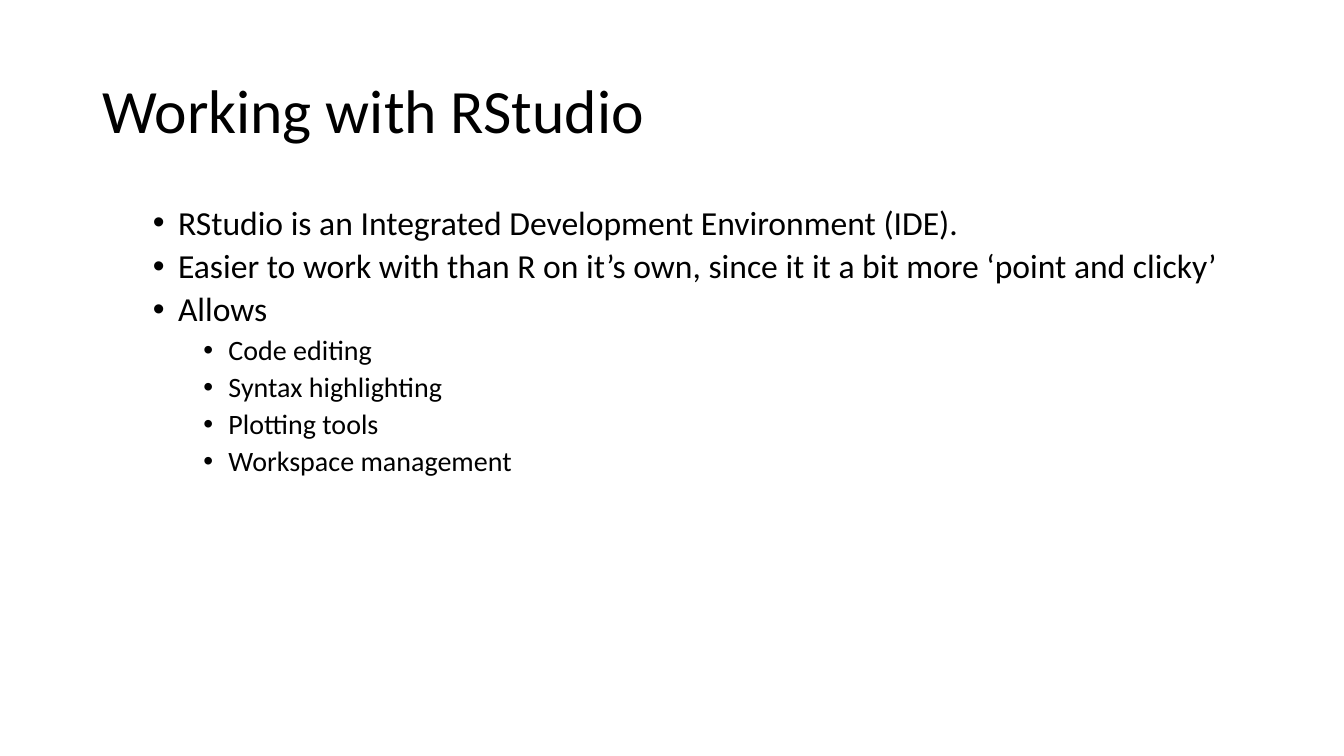
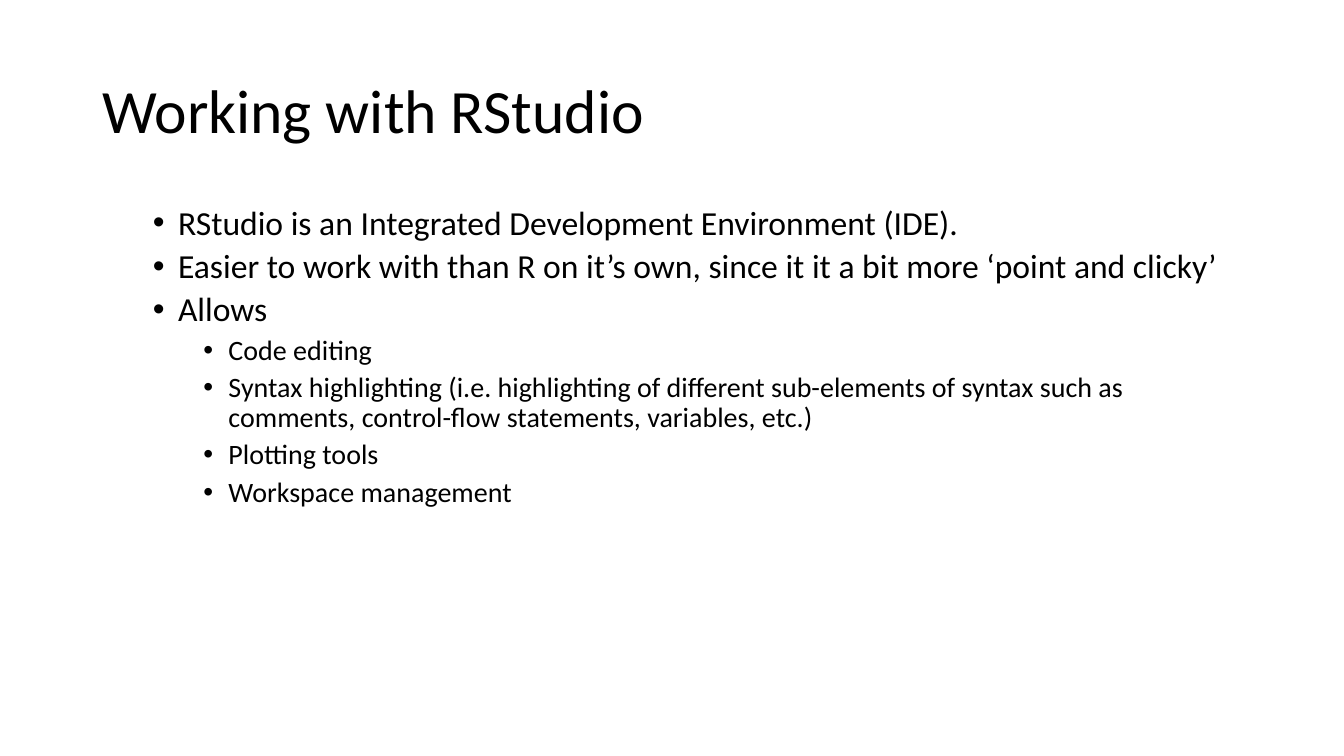
Before and after one commit to ClinicianCoders/ClinicianCoders, a slide deck: slide 9 of Workshops/Workshop1.pptx. Drawn at 1344x756 pixels with LibreOffice and Linux fonts; fonts in the diff are those of the drawing. Boxes give left, top, right and bottom in pixels: in the first picture for what was removed or moved away, otherwise in the second. Text is boxed around its words. In the diff, an @@ line names an element or a change of style, - is before the commit and + after.

```diff
--- a/Workshops/Workshop1.pptx
+++ b/Workshops/Workshop1.pptx
@@ text at [228, 377, 1122, 431]: text changed @@
-    • Syntax highlighting
+    • Syntax highlighting (i.e. highlighting of different sub-elements of syntax such as comments, control-flow statements, variables, etc.)
```
Also in this commit, not shown: 29 other slides changed, 7 other files.
